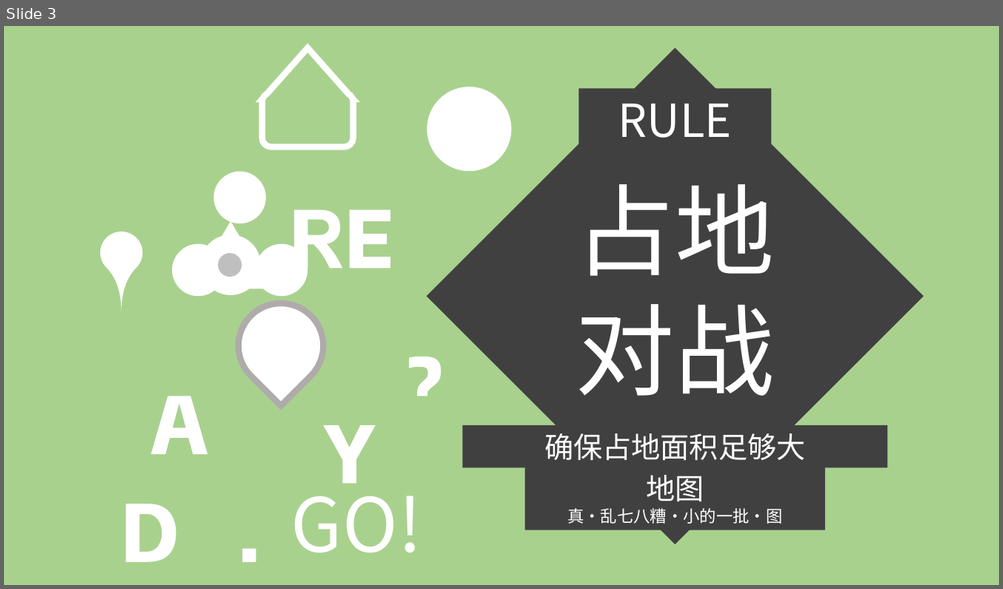
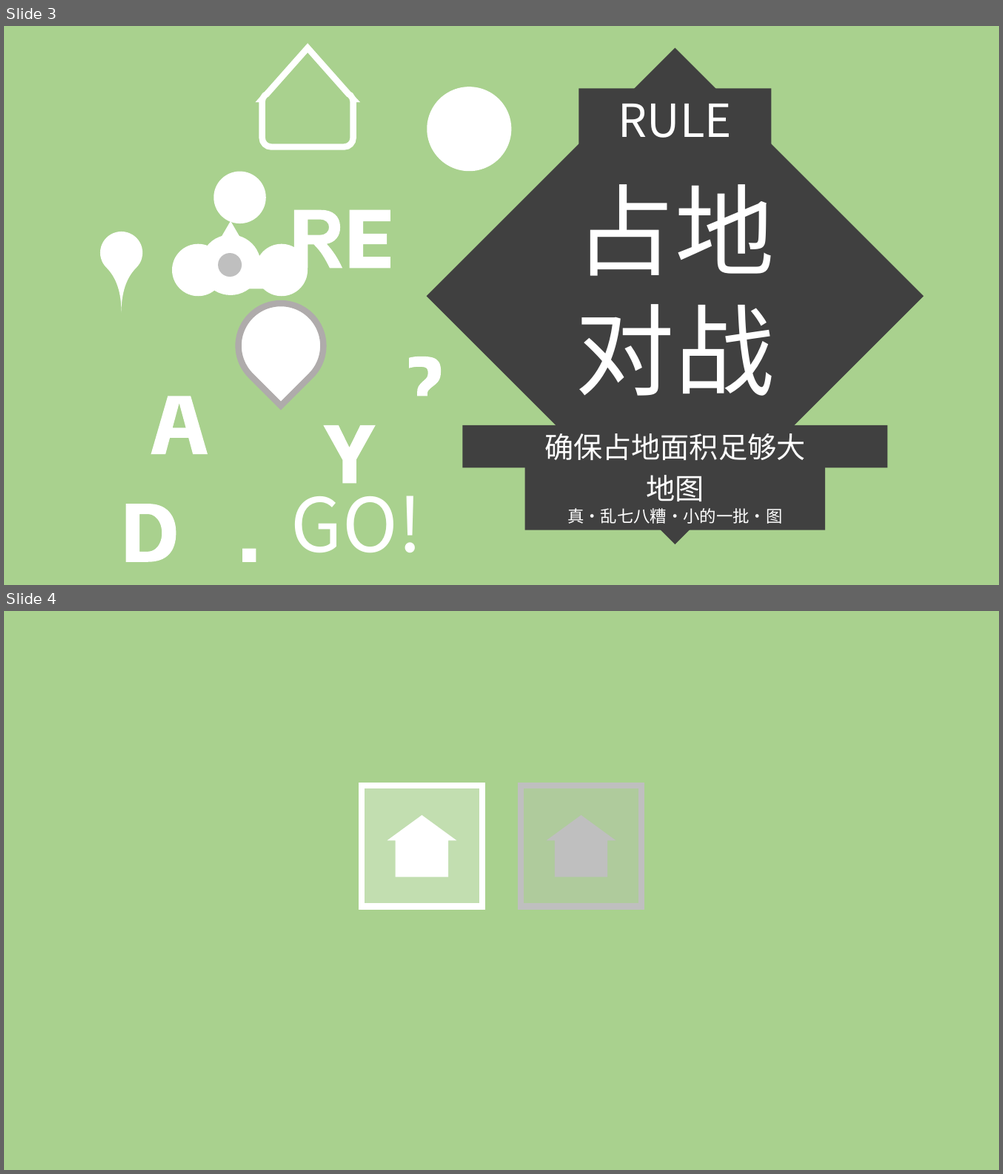
Before and after one commit to Hamster5295/HSplatoon, a slide deck: Texture/Texture.pptx. Shown one above the other, each under a label of ours: slide 3 before the commit, slides 3 and 4 after it. The pictures are 1003x589 and 1003x1174 pixels, drawn with LibreOffice and Linux fonts; fonts in the diff are those of the drawing. Boxes give left, top, right and bottom in pixels: in the first picture for what was removed or moved away, otherwise in the second. Text is boxed around its words. In the diff, an @@ line names an element or a change of style, - is before the commit and + after.

```diff
--- a/Texture/Texture.pptx
+++ b/Texture/Texture.pptx
@@ slide 4 added at bbox=[4, 611, 999, 1170], background #A9D18E @@
@@ rectangle added at bbox=[361, 786, 482, 906], fill #FFFFFF at 30% opacity, outline #FFFFFF 6 pt @@
@@ rectangle added at bbox=[521, 786, 641, 906], fill #BFBFBF at 30% opacity, outline #BFBFBF 6 pt @@
@@ freeform shape added at bbox=[387, 815, 456, 877], fill #FFFFFF @@
@@ freeform shape added at bbox=[546, 815, 616, 877], fill #BFBFBF @@
```
Also in this commit, not shown: 1 slide changed, 1 slide removed, 11 other files.
